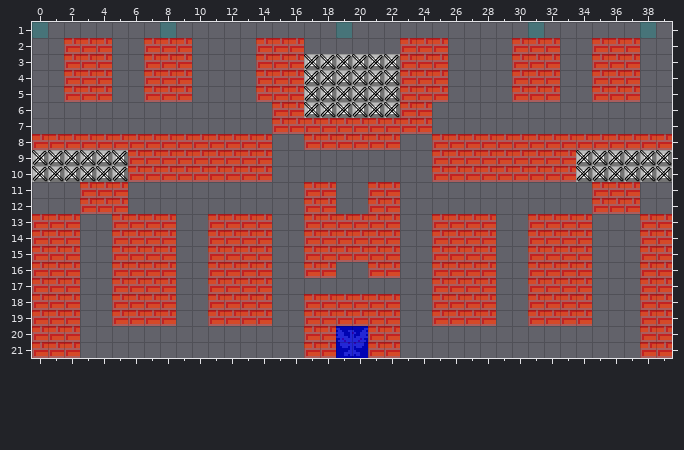
Level history. Tiled map: Tanks/android/assets/Levels/TestLevel.tmx. The picture above is the old version.
Cells are 16x16 px. Shown: x 0..39, y 1..21.
New version:
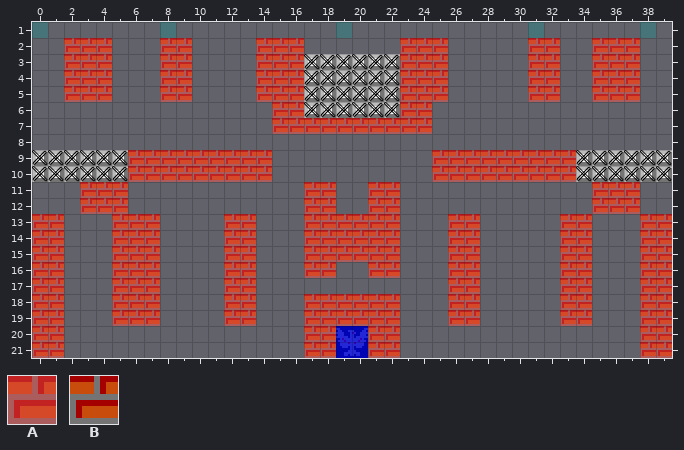
Key: from "Tiles": A 4, B 10.
_ is an empty cell, . an unchanged one.
See-through tiles are keyed as they look on the map.
Change:
--- layer "Interactable"
@@ x 7..30 @@
- 2 B......................B
- 3 B......................B
- 4 B......................B
- 5 B......................B
+ 2 _......................_
+ 3 _......................_
+ 4 _......................_
+ 5 _......................_
@@ x 0..39 @@
- 8 BBBBBBBBBBBBBBB..BBBBBB..BBBBBBBBBBBBBBB
+ 8 _______________..______.._______________
@@ x 2..32 @@
-13 B.....B..B..B..........B..B..BB
-14 B.....B..B..B..........B..B..BB
-15 B.....B..B..B..........B..B..BB
-16 B.....B..B..B..........B..B..BB
-17 B.....B..B..B..........B..B..BB
-18 B.....B..B..B..........B..B..BB
-19 B.....B..B..B..........B..B..BB
-20 B..............................
-21 B..............................
+13 _....._.._.._.........._.._..__
+14 _....._.._.._.........._.._..__
+15 _....._.._.._.........._.._..__
+16 _....._.._.._.........._.._..__
+17 _....._.._.._.........._.._..__
+18 _....._.._.._.........._.._..__
+19 _....._.._.._.........._.._..__
+20 _..............................
+21 _..............................
--- layer "Meta"
@@ x 7..30 @@
- 2 A......................A
- 3 A......................A
- 4 A......................A
- 5 A......................A
+ 2 _......................_
+ 3 _......................_
+ 4 _......................_
+ 5 _......................_
@@ x 0..39 @@
- 8 AAAAAAAAAAAAAAA..AAAAAA..AAAAAAAAAAAAAAA
+ 8 _______________..______.._______________
@@ x 2..32 @@
-13 A.....A..A..A..........A..A..AA
-14 A.....A..A..A..........A..A..AA
-15 A.....A..A..A..........A..A..AA
-16 A.....A..A..A..........A..A..AA
-17 A.....A..A..A..........A..A..AA
-18 A.....A..A..A..........A..A..AA
-19 A.....A..A..A..........A..A..AA
-20 A..............................
-21 A..............................
+13 _....._.._.._.........._.._..__
+14 _....._.._.._.........._.._..__
+15 _....._.._.._.........._.._..__
+16 _....._.._.._.........._.._..__
+17 _....._.._.._.........._.._..__
+18 _....._.._.._.........._.._..__
+19 _....._.._.._.........._.._..__
+20 _..............................
+21 _..............................
